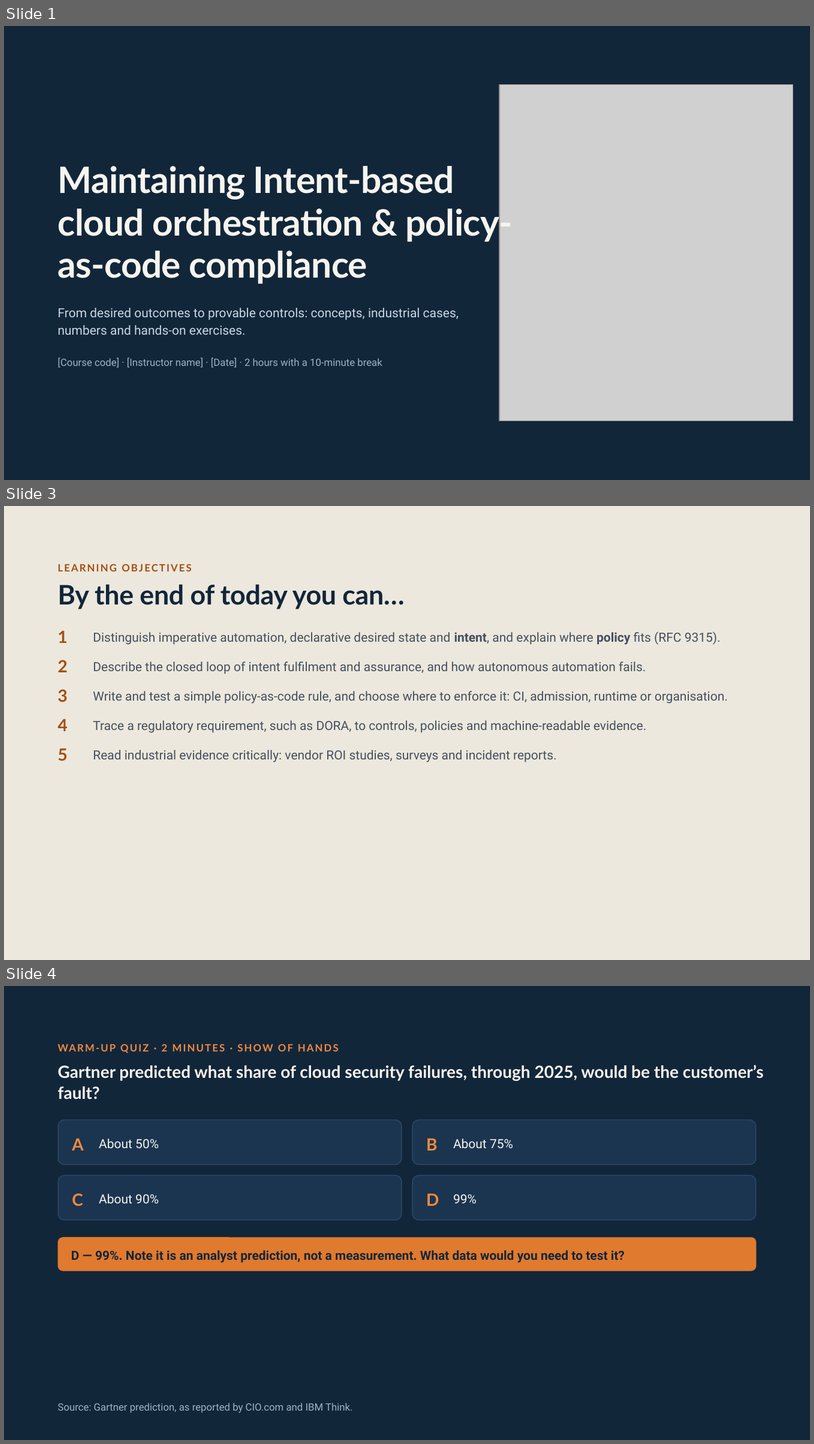
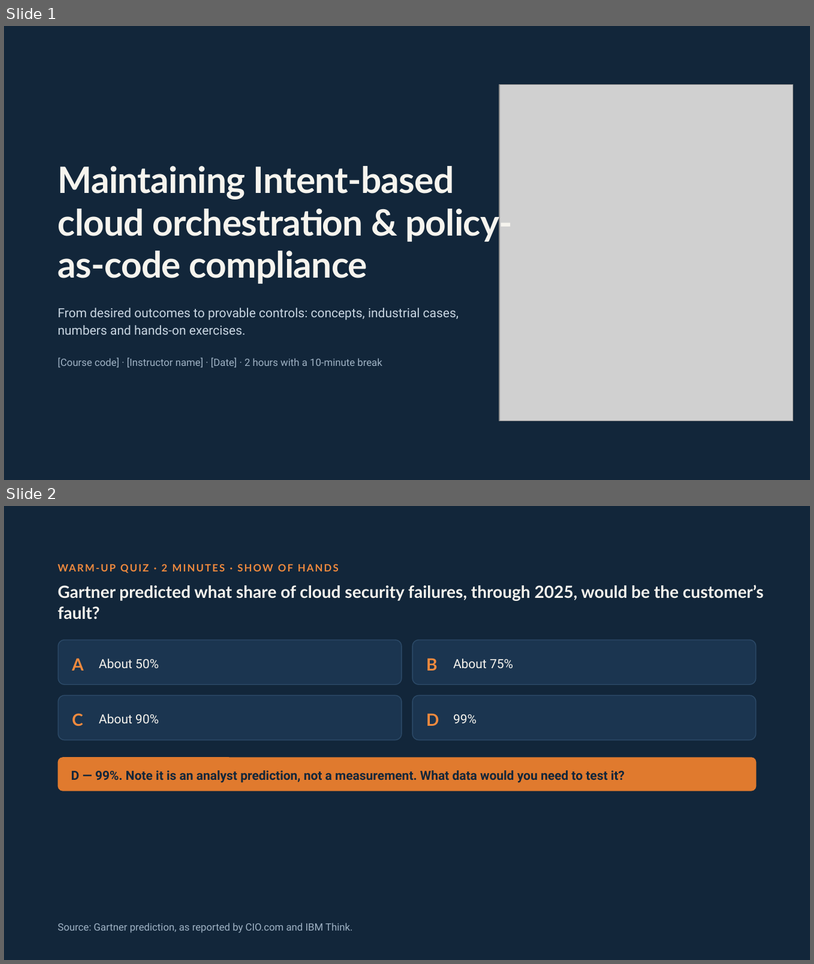
Before and after one commit to SannioEvolution/Material, a slide deck: 22 - Intent-Based Cloud Orchestration & Policy-as-Code for Compliance.pptx. Shown one above the other, each under a label of ours: slides 1, 3 and 4 before the commit, slides 1 and 2 after it; the slides between them are not shown. The pictures are 814x1444 and 814x964 pixels, drawn with LibreOffice and Linux fonts; fonts in the diff are those of the drawing; grey boxes stand for pictures. Boxes give left, top, right and bottom in pixels: in the first picture for what was removed or moved away, otherwise in the second. Text is boxed around its words. In the diff, an @@ line names an element or a change of style, - is before the commit and + after.

```diff
--- a/22 - Intent-Based Cloud Orchestration & Policy-as-Code for Compliance.pptx
+++ b/22 - Intent-Based Cloud Orchestration & Policy-as-Code for Compliance.pptx
@@ slide 3 removed at box(4, 506, 810, 960), background #ECE8DD @@
@@ text removed at box(58, 564, 192, 571) @@
-LEARNING OBJECTIVES
@@ title removed at box(58, 584, 404, 609) @@
-By the end of today you can…
@@ text removed at box(58, 630, 68, 643) @@
-1
@@ text removed at box(93, 631, 721, 645) @@
-Distinguish imperative automation, declarative desired state and intent, and explain where policy fits (RFC 9315).
@@ text removed at box(58, 660, 68, 672) @@
-2
@@ text removed at box(93, 661, 646, 674) @@
-Describe the closed loop of intent fulfilment and assurance, and how autonomous automation fails.
@@ text removed at box(58, 689, 68, 702) @@
-3
@@ text removed at box(93, 691, 728, 703) @@
-Write and test a simple policy-as-code rule, and choose where to enforce it: CI, admission, runtime or organisation.
@@ text removed at box(58, 718, 68, 731) @@
-4
@@ text removed at box(93, 720, 647, 733) @@
-Trace a regulatory requirement, such as DORA, to controls, policies and machine-readable evidence.
@@ text removed at box(58, 748, 68, 760) @@
-5
@@ text removed at box(93, 750, 557, 762) @@
-Read industrial evidence critically: vendor ROI studies, surveys and incident reports.
@@ what was slide 4 is now slide 2 @@
```
Also in this commit, not shown: 9 slides changed, 6 slides added, 3 other slides removed, 1 other file.
